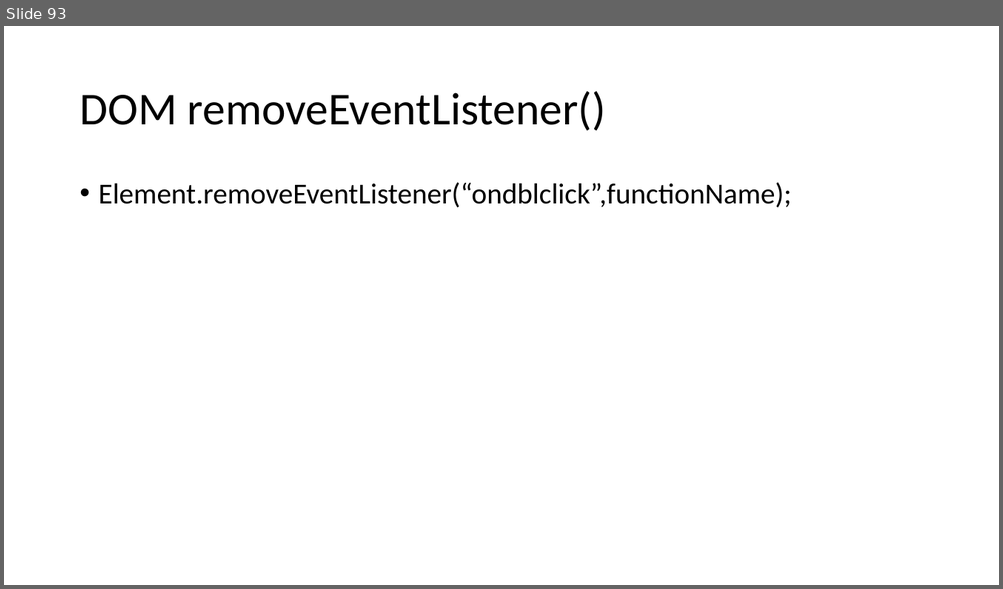
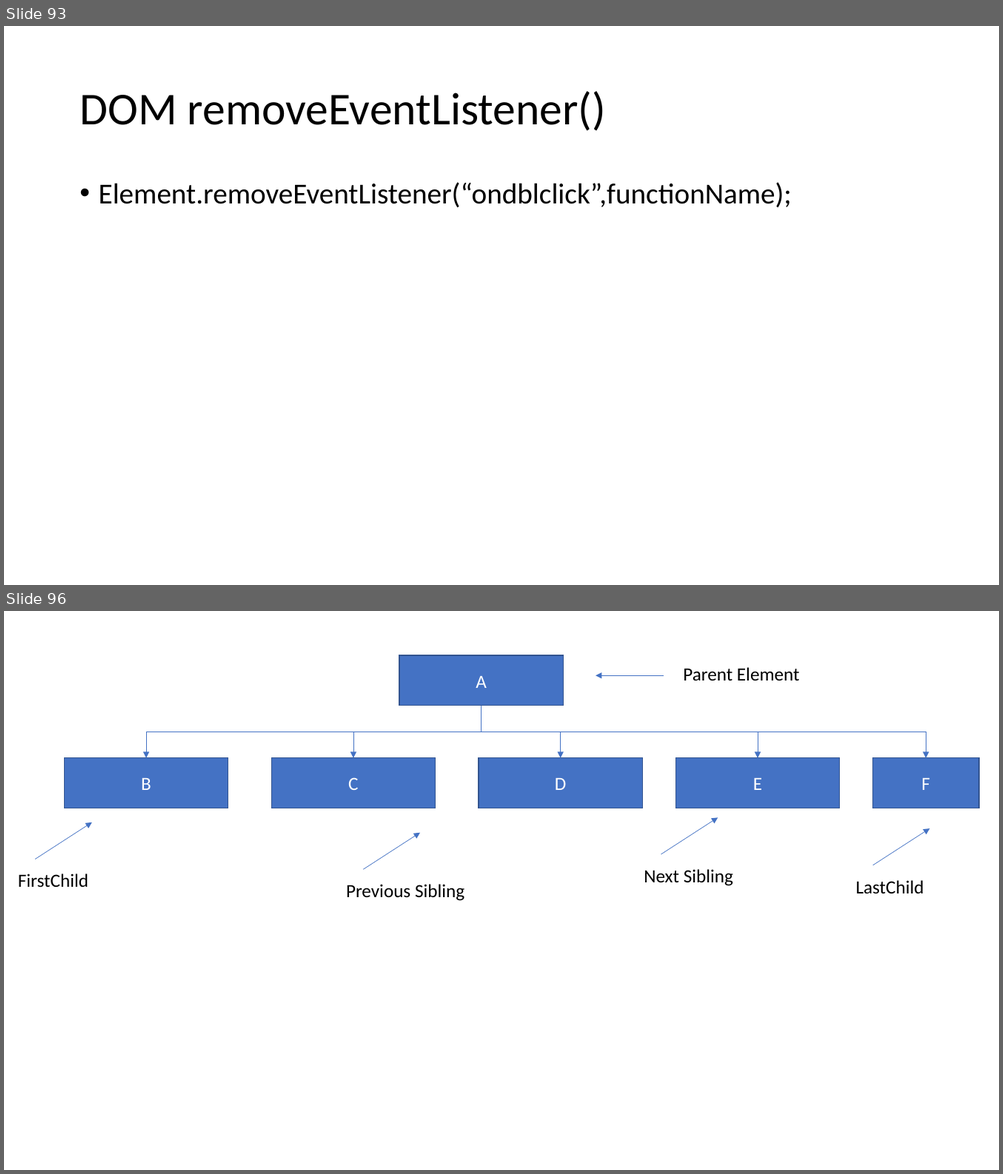
Before and after one commit to PiyushChaturvedii/Batch04, a slide deck: JavaScript.pptx. Shown one above the other, each under a label of ours: slide 93 before the commit, slides 93 and 96 after it; the slides between them are not shown. The pictures are 1003x589 and 1003x1174 pixels, drawn with LibreOffice and Linux fonts; fonts in the diff are those of the drawing. Boxes give left, top, right and bottom in pixels: in the first picture for what was removed or moved away, otherwise in the second. Text is boxed around its words. In the diff, an @@ line names an element or a change of style, - is before the commit and + after.

```diff
--- a/JavaScript.pptx
+++ b/JavaScript.pptx
@@ slide 96 added at <box>4,611,999,1170</box>, background #FFFFFF @@
@@ rectangle added at <box>399,655,563,706</box>, fill #4472C4, outline #325491 1 pt, 18 pt, text #FFFFFF @@
+A
@@ arrow added from (663, 676) to (596, 676), #4472C4 0.5 pt @@
@@ text added at <box>683,667,800,681</box>, 18 pt, text #000000 @@
+Parent Element
@@ elbow arrow added from (481, 706) to (147, 758), #4472C4 0.5 pt @@
@@ elbow arrow added from (481, 706) to (353, 758), #4472C4 0.5 pt @@
@@ elbow arrow added from (481, 706) to (560, 758), #4472C4 0.5 pt @@
@@ elbow arrow added from (481, 706) to (757, 758), #4472C4 0.5 pt @@
@@ elbow arrow added from (481, 706) to (925, 758), #4472C4 0.5 pt @@
@@ rectangle added at <box>65,758,227,808</box>, fill #4472C4, outline #325491 1 pt, 18 pt, text #FFFFFF @@
+B
@@ rectangle added at <box>271,758,435,808</box>, fill #4472C4, outline #325491 1 pt, 18 pt, text #FFFFFF @@
+C
@@ rectangle added at <box>478,758,642,808</box>, fill #4472C4, outline #325491 1 pt, 18 pt, text #FFFFFF @@
+D
@@ rectangle added at <box>675,758,839,808</box>, fill #4472C4, outline #325491 1 pt, 18 pt, text #FFFFFF @@
+E
@@ rectangle added at <box>873,758,979,808</box>, fill #4472C4, outline #325491 1 pt, 18 pt, text #FFFFFF @@
+F
@@ arrow added from (35, 860) to (92, 823), #4472C4 0.5 pt @@
@@ arrow added from (363, 870) to (421, 832), #4472C4 0.5 pt @@
@@ arrow added from (660, 854) to (718, 817), #4472C4 0.5 pt @@
@@ arrow added from (873, 866) to (930, 829), #4472C4 0.5 pt @@
@@ text added at <box>18,874,88,888</box>, 18 pt, text #000000 @@
+FirstChild
@@ text added at <box>643,869,733,886</box>, 18 pt, text #000000 @@
+Next Sibling
@@ text added at <box>346,884,464,901</box>, 18 pt, text #000000 @@
+Previous Sibling
@@ text added at <box>856,880,924,894</box>, 18 pt, text #000000 @@
+LastChild
```
Also in this commit, not shown: 1 slide changed, 1 other slide added, 4 other files.
